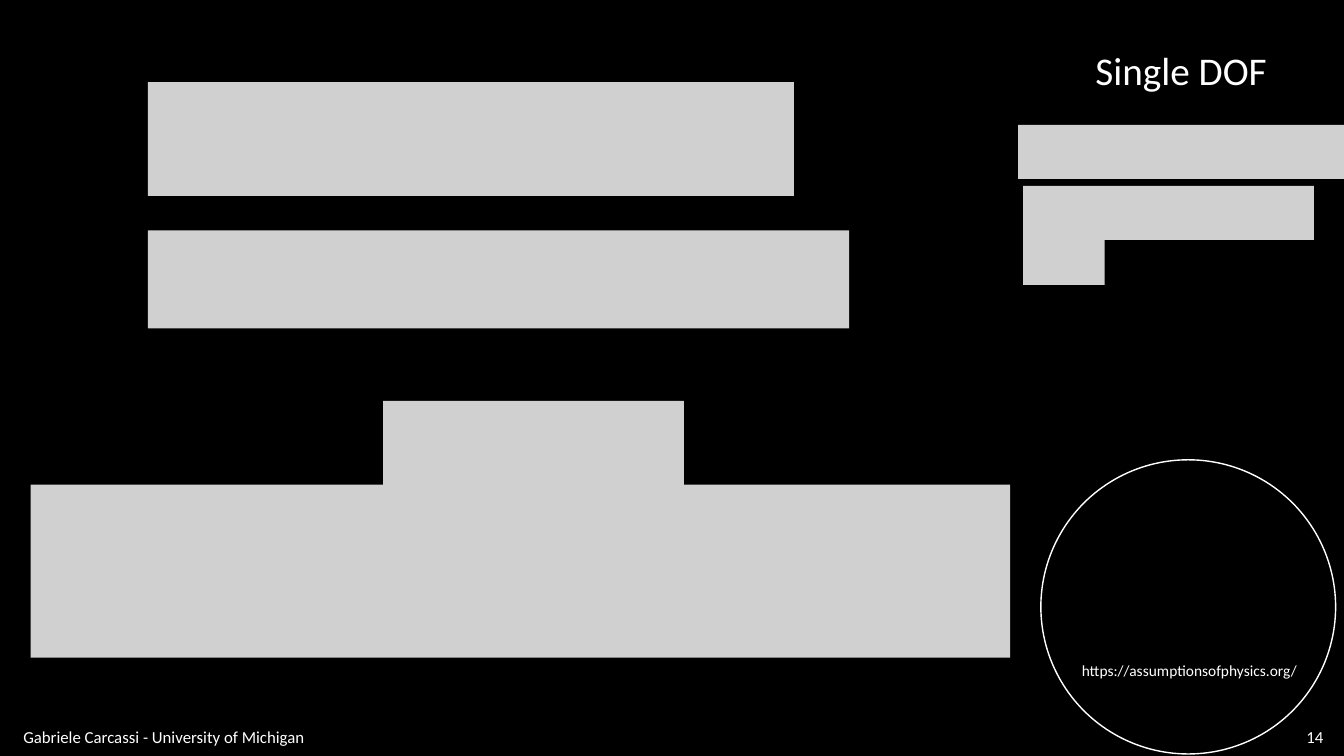
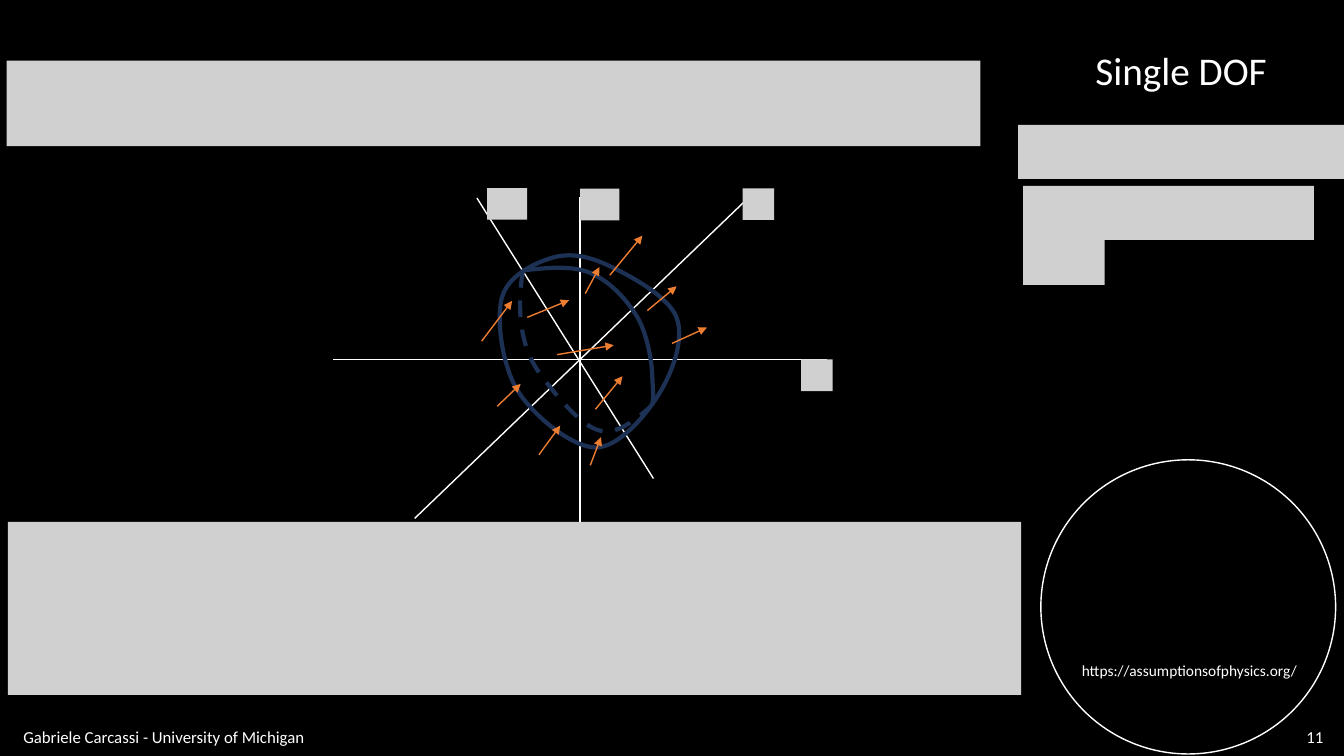
Before and after one commit to assumptionsofphysics/slides, a slide deck: slide 11 of BookCompanions-v2/RP-Class-4.pptx (slide 14 before the commit). Drawn at 1344x756 pixels with LibreOffice and Linux fonts; fonts in the diff are those of the drawing; grey boxes stand for pictures; background and template pictures are left out. Boxes give left, top, right and bottom in pixels: in the first picture for what was removed or moved away, otherwise in the second. Text is boxed around its words. In the diff, an @@ line names an element or a change of style, - is before the commit and + after.

```diff
--- a/BookCompanions-v2/RP-Class-4.pptx
+++ b/BookCompanions-v2/RP-Class-4.pptx
@@ picture resized from (x1=148, y1=82, x2=795, y2=196) to (x1=7, y1=60, x2=981, y2=146) @@
@@ picture removed at (x1=148, y1=231, x2=850, y2=329) @@
@@ group added at (x1=334, y1=189, x2=833, y2=522): 11 arrows, 4 lines, 4 pictures, 3 freeform shapes @@
@@ picture removed at (x1=383, y1=401, x2=685, y2=493) @@
@@ picture resized from (x1=30, y1=485, x2=1010, y2=658) to (x1=8, y1=522, x2=1021, y2=696) @@
@@ page number at (x1=1306, y1=732, x2=1323, y2=743): text changed @@
-14
+11
```
Also in this commit, not shown: 17 other slides changed, 24 slides added.
